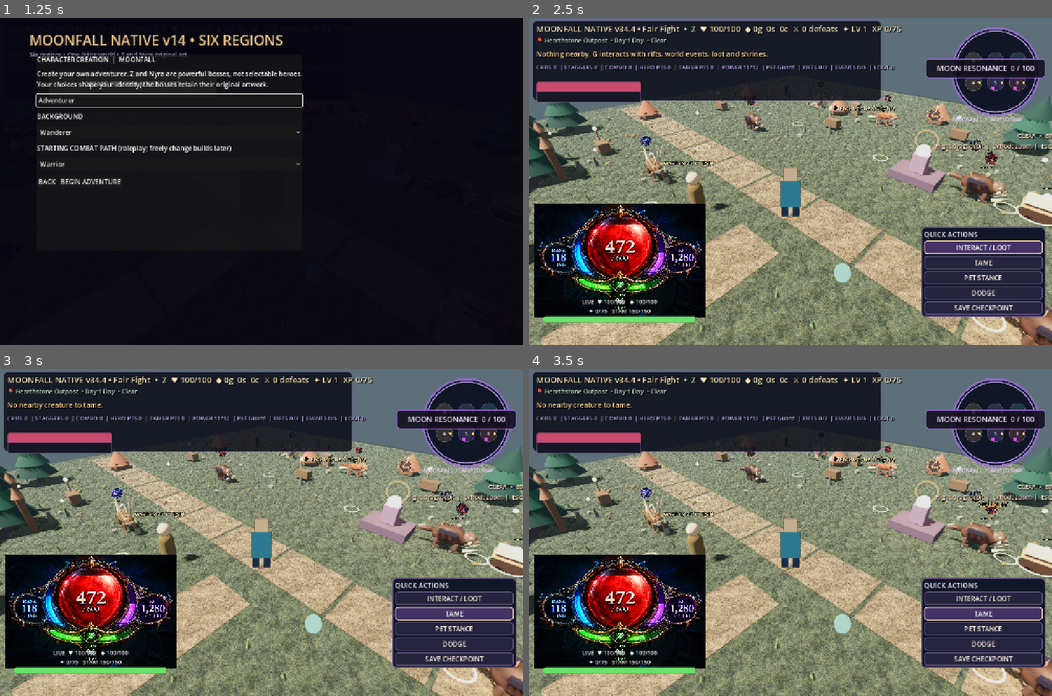
Above: before the commit, frames 1-4 (two rows, left to right).
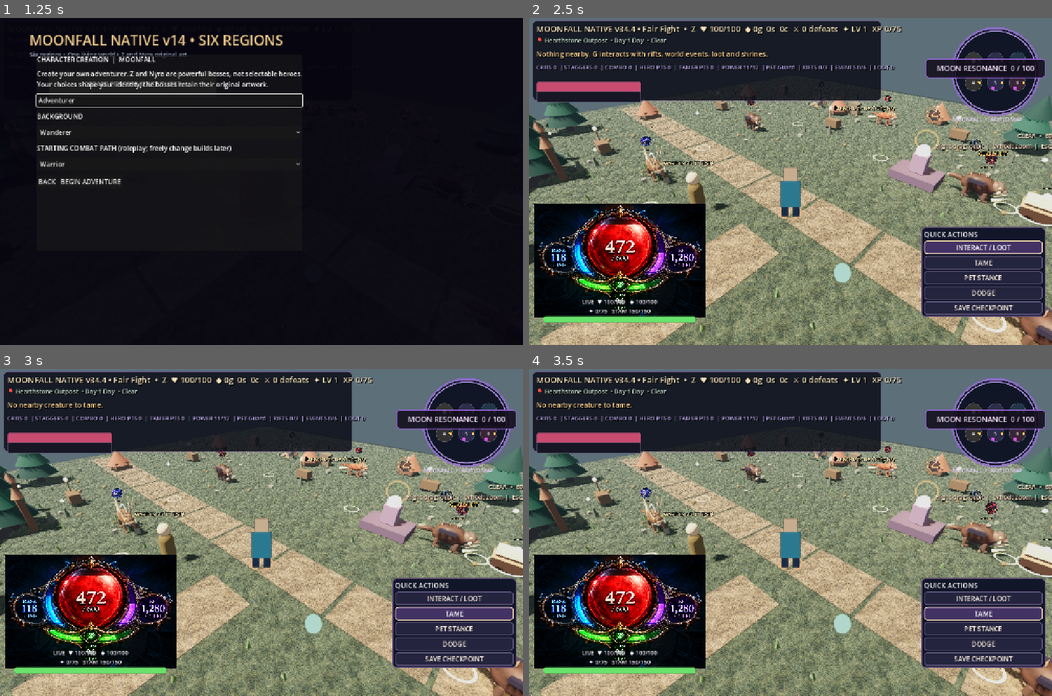
Above: after the commit, the same moments.

Repository: ericgantor-cyber/Moonfall
Game: Godot game, scene res://scenes/main.tscn
Same seed, same stepped clock (60 frames per second), same inputs: the game is played once before the commit and once after it.
Inputs:
- Up to frame 1 (1.25 s): click "CREATE CUSTOM ADVENTURER" at 0.5 s
- Up to frame 2 (2.5 s): click "BEGIN ADVENTURE" at 1.25 s; click "INTERACT / LOOT" at 2 s
- Up to frame 3 (3 s): click "TAME" at 2.75 s
- Up to frame 4 (3.5 s): no input

Frame 1 is identical in both runs. In frame 2, less than 0.1% of the frame differs, in the area x 42-92%, y 24-43%; in frame 3, less than 0.1%; in frame 4, less than 0.1%.

Commit message:
Wait UI stage 4/4: improve layout and accessible controls

Diff:
--- a/godot-v38/scripts/native_v11.gd
+++ b/godot-v38/scripts/native_v11.gd
@@ -829,6 +829,7 @@
  wait_clock_dial=preload("res://scripts/systems/celestial_wait_clock.gd").new()
  wait_clock_dial.custom_minimum_size=Vector2(560,160)
  wait_clock_dial.size_flags_horizontal=Control.SIZE_EXPAND_FILL
+ wait_clock_dial.tooltip_text="Animated astronomical clock showing the selected time of day"
  wait_column.add_child(wait_clock_dial)
  wait_clock_art=Label.new()
  wait_clock_art.horizontal_alignment=HORIZONTAL_ALIGNMENT_CENTER
